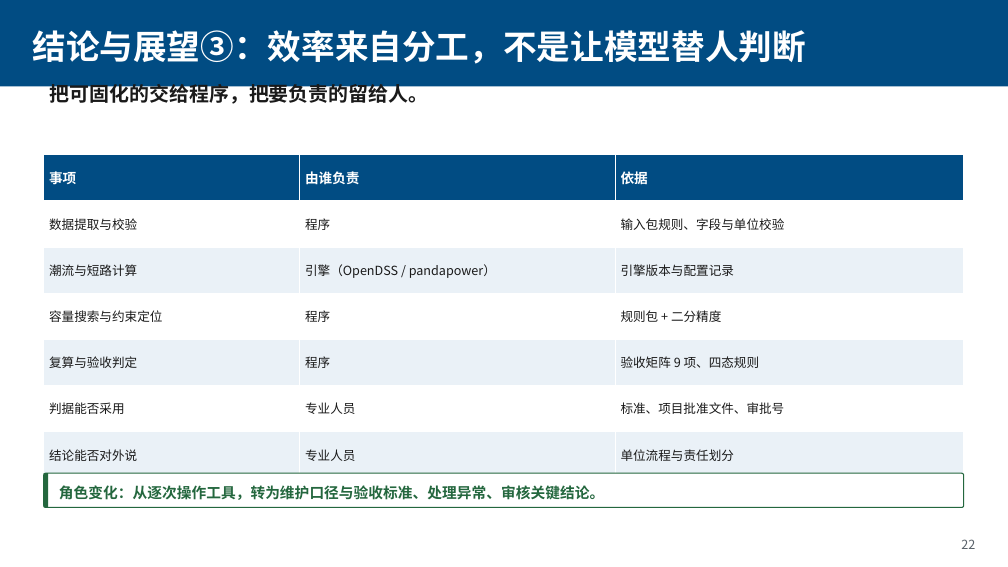
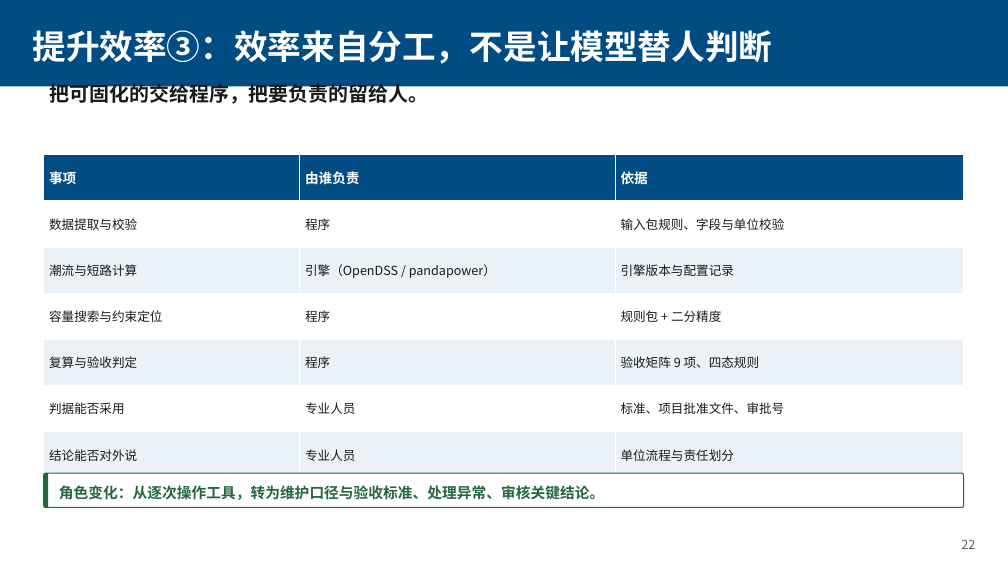
Before and after one commit to Coba1t-4U/hc-capacity-agent, a slide deck: slide 22 of docs/配网承载力智能体.pptx. Drawn at 1008x567 pixels with LibreOffice and Linux fonts; fonts in the diff are those of the drawing. Boxes give left, top, right and bottom in pixels: in the first picture for what was removed or moved away, otherwise in the second. Text is boxed around its words. In the diff, an @@ line names an element or a change of style, - is before the commit and + after.

Commit message:
PPT 逐页题头对齐模板：业务痛点①②、平台定位、执行链路、关键技术、产品界面、案例、提升效率、应用边界、结论

```diff
--- a/docs/配网承载力智能体.pptx
+++ b/docs/配网承载力智能体.pptx
@@ text at [32,30,772,64]: text changed @@
-结论与展望③：效率来自分工，不是让模型替人判断
+提升效率③：效率来自分工，不是让模型替人判断
```
Also in this commit, not shown: 21 other slides changed, 1 other file.
